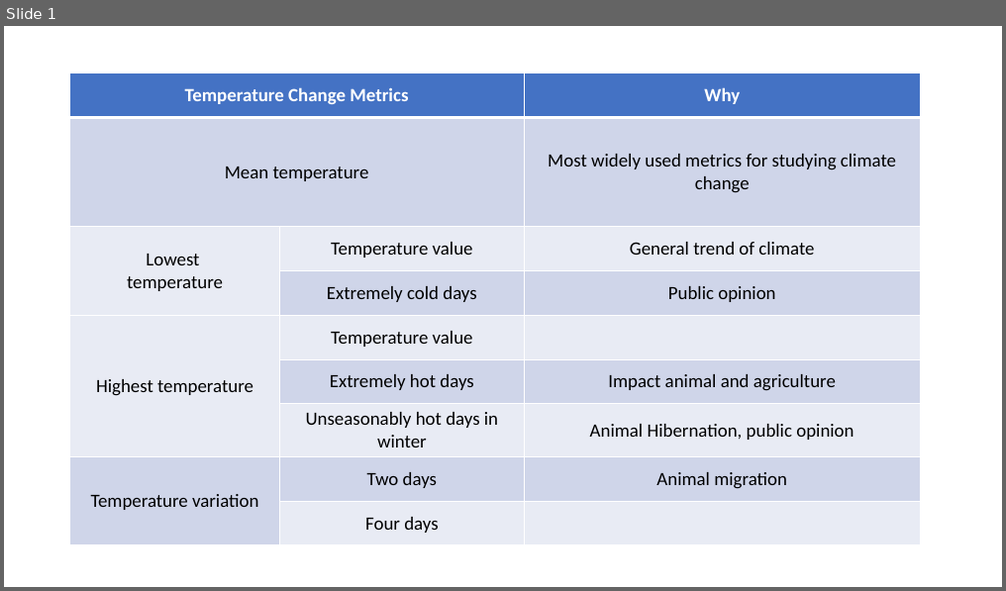
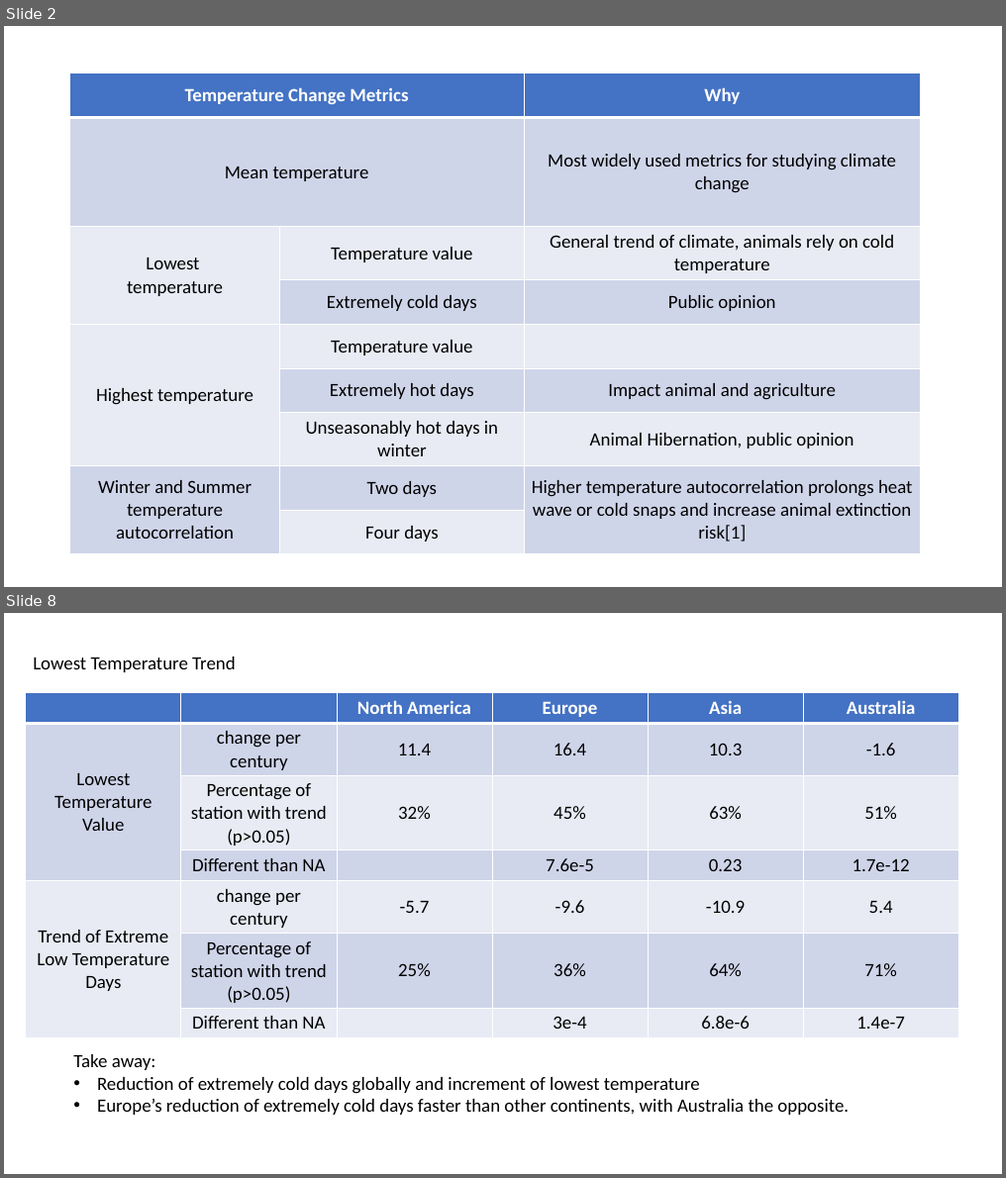
Before and after one commit to JustintheButton/temperature_analysis, a slide deck: report.pptx. Shown one above the other, each under a label of ours: slide 1 before the commit, slides 2 and 8 after it; the slides between them are not shown. The pictures are 1006x591 and 1006x1178 pixels, drawn with LibreOffice and Linux fonts; fonts in the diff are those of the drawing. Boxes give left, top, right and bottom in pixels: in the first picture for what was removed or moved away, otherwise in the second. Text is boxed around its words. In the diff, an @@ line names an element or a change of style, - is before the commit and + after.

```diff
--- a/report.pptx
+++ b/report.pptx
@@ slide 8 added at [4,613,1002,1174], background #FFFFFF @@
@@ text added at [33,657,236,672], 18 pt, text #000000 @@
+Lowest Temperature Trend
@@ table added at [26,692,960,1039], 7 rows, 6 columns @@
+ |  | North America | Europe | Asia | Australia
+Lowest Temperature Value | change per century | 11.4 | 16.4 | 10.3 | -1.6
+ | Percentage of station with trend (p>0.05) | 32% | 45% | 63% | 51%
+ | Different than NA |  | 7.6e-5 | 0.23 | 1.7e-12
+Trend of Extreme Low Temperature Days | change per century | -5.7 | -9.6 | -10.9 | 5.4
+ | Percentage of station with trend (p>0.05) | 25% | 36% | 64% | 71%
+ | Different than NA |  | 3e-4 | 6.8e-6 | 1.4e-7
@@ text added at [73,1055,848,1115], 18 pt, text #000000 @@
+Take away:
+• Reduction of extremely cold days globally and increment of lowest temperature
+• Europe’s reduction of extremely cold days faster than other continents, with Australia the opposite.
@@ what was slide 1 is now slide 2 @@
@@ slide 2 changed as well @@
@@ table at [70,74,921,553] @@
-row 3, column 3: General trend of climate
+row 3, column 3: General trend of climate, animals rely on cold temperature
-row 8, column 1: Temperature variation
+row 8, column 1: Winter and Summer temperature autocorrelation
-row 8, column 3: Animal migration
+row 8, column 3: Higher temperature autocorrelation prolongs heat wave or cold snaps and increase animal extinction risk[1]
```
Also in this commit, not shown: 16 other slides added, 1 other file.
